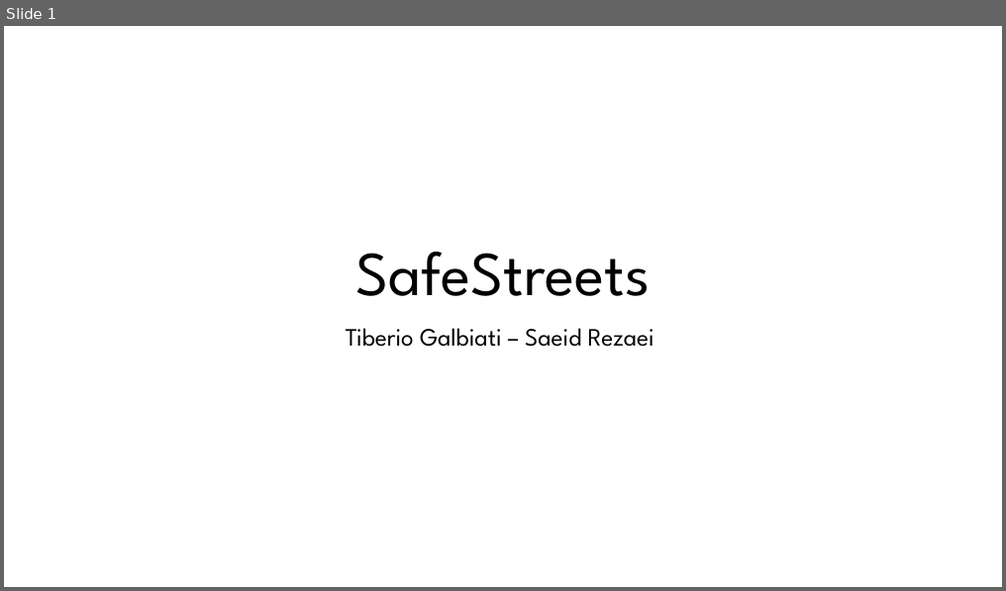
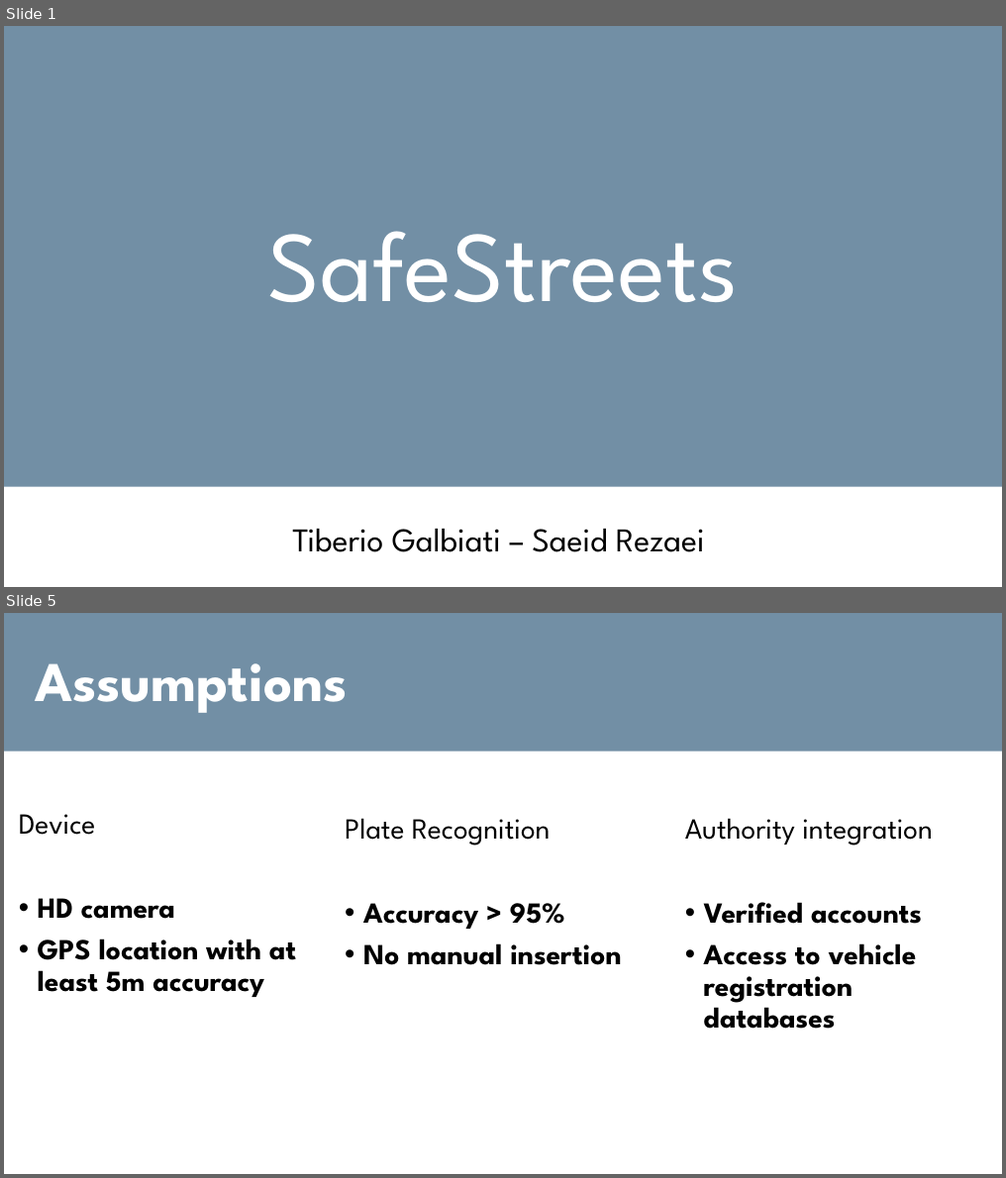
Before and after one commit to TiberioG/SoftwareEngineering2Polimi, a slide deck: Presentation1.pptx. Shown one above the other, each under a label of ours: slide 1 before the commit, slides 1 and 5 after it; the slides between them are not shown. The pictures are 1006x591 and 1006x1178 pixels, drawn with LibreOffice and Linux fonts; fonts in the diff are those of the drawing. Boxes give left, top, right and bottom in pixels: in the first picture for what was removed or moved away, otherwise in the second. Text is boxed around its words. In the diff, an @@ line names an element or a change of style, - is before the commit and + after.

```diff
--- a/Presentation1.pptx
+++ b/Presentation1.pptx
@@ slide 5 added at (x1=4, y1=613, x2=1002, y2=1174), background #FFFFFF @@
@@ rectangle added at (x1=4, y1=613, x2=1002, y2=752), fill #728FA5 @@
@@ text added at (x1=35, y1=663, x2=348, y2=713), 54 pt, text #FFFFFF, bold @@
+Assumptions
@@ text added at (x1=19, y1=814, x2=296, y2=997), 28 pt, text #000000, bold @@
+Device
+• HD camera
+• GPS location with at least 5m accuracy
@@ text added at (x1=345, y1=818, x2=621, y2=965), 28 pt, text #000000, bold @@
+Plate Recognition
+• Accuracy > 95%
+• No manual insertion
@@ text added at (x1=685, y1=818, x2=933, y2=1029), 28 pt, text #000000, bold @@
+Authority integration
+• Verified accounts
+• Access to vehicle registration databases
@@ slide 1 changed as well @@
@@ rectangle added at (x1=4, y1=26, x2=1002, y2=487), fill #728FA5 @@
@@ title "SafeStreets" moved from (x1=356, y1=252, x2=650, y2=296) to (x1=268, y1=231, x2=739, y2=302) @@
@@ title "SafeStreets" at (x1=268, y1=231, x2=739, y2=302): size 60 to 96 pt, text colour #000000 to #FFFFFF @@
@@ subtitle "Tiberio Galbiati – Saeid Rezaei" moved from (x1=346, y1=328, x2=654, y2=347) to (x1=292, y1=529, x2=705, y2=553) @@
@@ subtitle "Tiberio Galbiati – Saeid Rezaei" at (x1=292, y1=529, x2=705, y2=553): size 24 to 32 pt @@
```
Also in this commit, not shown: 4 other slides changed, 8 other slides added, 9 slides removed, 2 other files.
